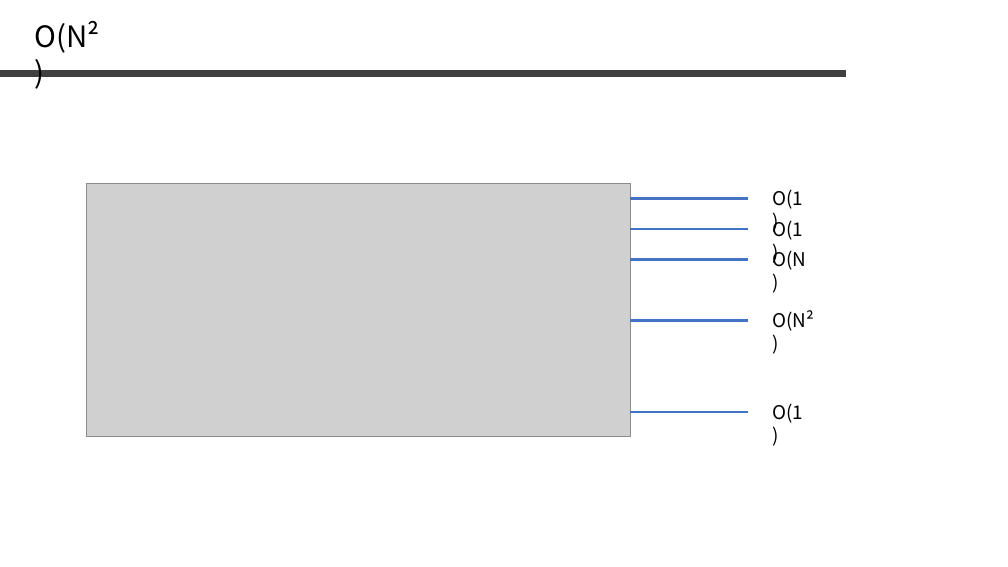
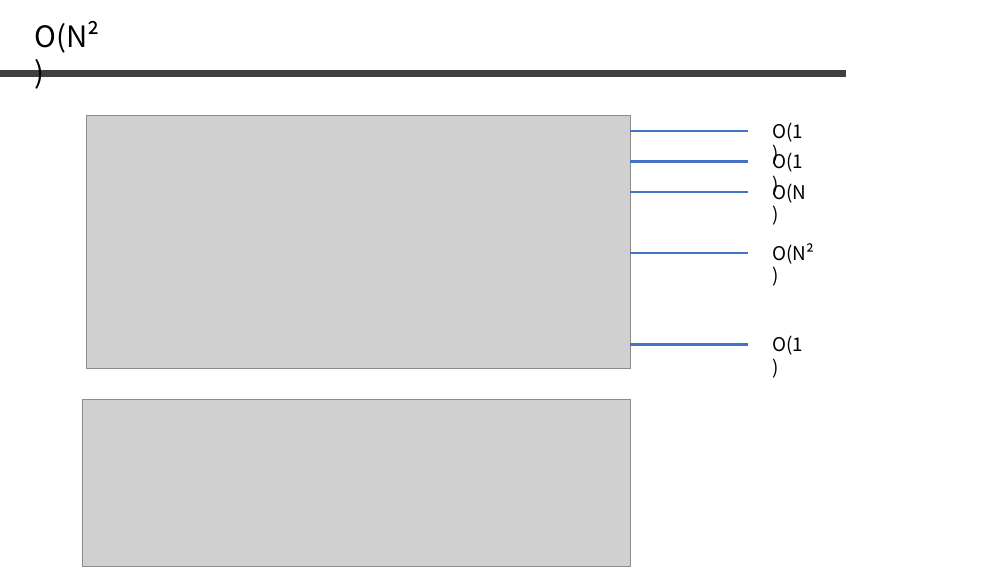
Before and after one commit to jaehoo1/PS-study, a slide deck: slide 17 of study/1_OT.pptx. Drawn at 1008x567 pixels with LibreOffice and Linux fonts; fonts in the diff are those of the drawing; grey boxes stand for pictures. Boxes give left, top, right and bottom in pixels: in the first picture for what was removed or moved away, otherwise in the second. Text is boxed around its words. In the diff, an @@ line names an element or a change of style, - is before the commit and + after.

```diff
--- a/study/1_OT.pptx
+++ b/study/1_OT.pptx
@@ 3 lines, 2 texts: place and size @@
-3 lines, 2 texts at (631,199,814,331)
+3 lines, 2 texts at (631,131,814,264)
@@ 3 texts, 2 lines, 1 picture: place and size @@
-3 texts, 2 lines, 1 picture at (86,183,806,436)
+3 texts, 2 lines, 1 picture at (86,116,806,369)
@@ picture added at (82,399,631,567) @@
```
Also in this commit, not shown: 8 slides added.
